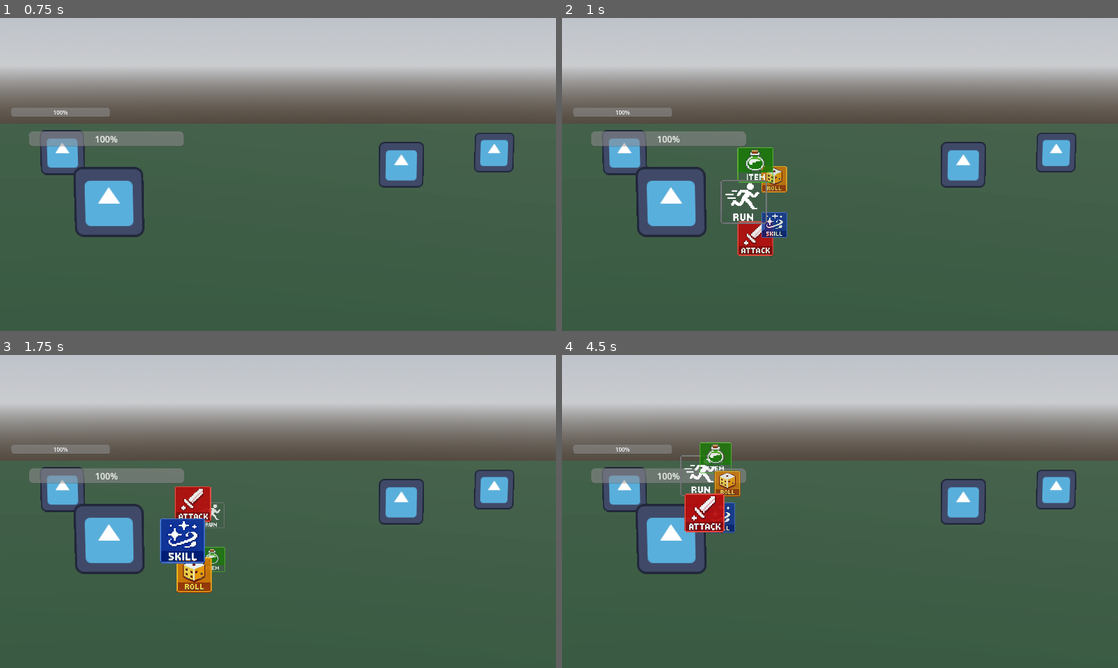
Above: before the commit, frames 1-4 (two rows, left to right).
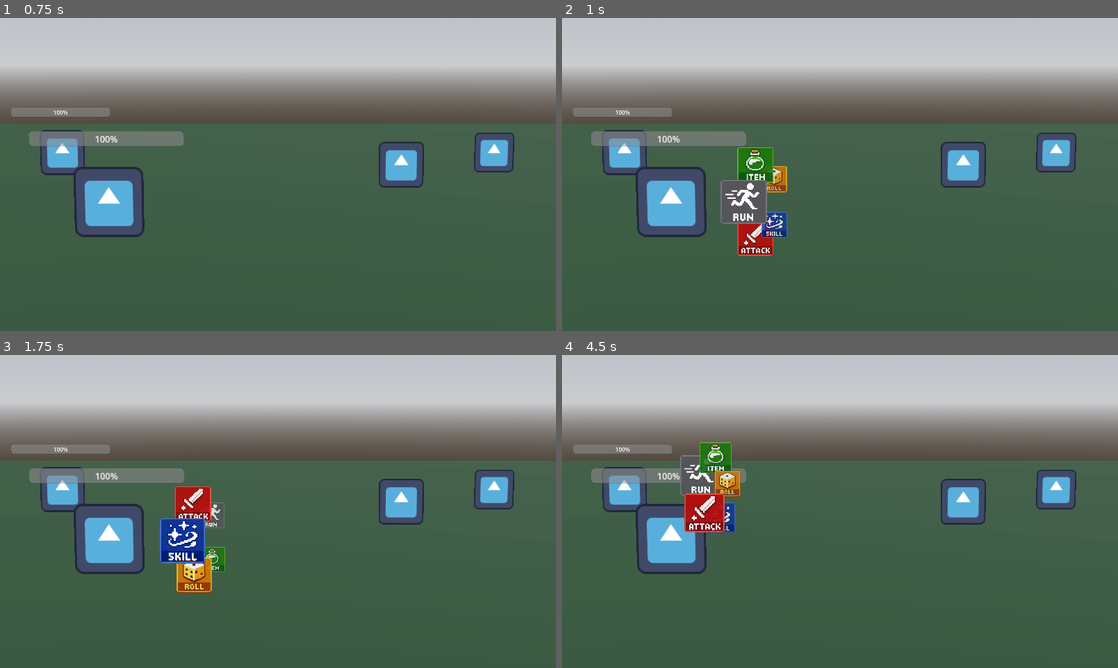
Above: after the commit, the same moments.

Repository: pollution0504/diceGame
Game: Godot game, scene res://Combat/battle_scene.tscn
Same seed, same stepped clock (60 frames per second), same inputs: the game is played once before the commit and once after it. The project has no main scene, so this scene is started directly. The engine's default icon, where the game draws it, is replaced by a stand-in: a white triangle on a blue panel in a dark square.
Inputs:
- Up to frame 1 (0.75 s): tap Enter (ui_accept) at 0.5 s; hold D (right) from 0.53 s (still down); hold Enter (ui_accept) from 0.53 s (still down)
- Up to frame 2 (1 s): keep holding D (right); keep holding Enter (ui_accept)
- Up to frame 3 (1.75 s): release D (right) at 1.28 s; release Enter (ui_accept) at 1.28 s; hold S (down) from 1.28 s (still down); tap Enter (ui_accept) at 1.35, 1.52 s
- Up to frame 4 (4.5 s): tap Enter (ui_accept) at 1.82, 2.85, 3.02, 3.32, 4.35 s; release S (down) at 2.03 s; hold D (right) 2.03-2.78 s; hold Enter (ui_accept) 2.03-2.78 s; hold W (up) 2.78-3.53 s; hold Enter (ui_accept) 3.53-4.28 s; hold A (left) from 3.53 s (still down)

Frame 1 is identical in both runs. In frame 2, 0.2% of the frame differs, in the area x 31-38%, y 41-66%; in frame 3, less than 0.1%; in frame 4, 0.3%, in the area x 21-31%, y 28-41%.

Commit message:
Fixed Sprites for Combat Menu and Added Global Audio Player

Diff:
--- a/Combat/battle_scene.gd
+++ b/Combat/battle_scene.gd
@@ -8,6 +8,10 @@
 const boxing_bell = preload("res://SFX/bell_sfx.mp3")
 const COMBAT_MENU = preload("res://Combat/combat_menu.tscn")
 const CURSOR = preload("res://Combat/cursor.tscn")
+
+const menu_back_sfx = preload("res://SFX/menu_back_sfx.wav")
+const menu_scroll_sfx = preload("res://SFX/menu_scroll_sfx.wav")
+const menu_select_sfx = preload("res://SFX/menu_select_sfx.wav")
 
 @export var battle_entities : Array[PackedScene]
 var allies : Array[BattleAlly]
@@ -157,11 +161,14 @@
 
 	if Input.is_action_just_pressed("right"):
 		selection_index = (selection_index + 1) % enemies.size()
+		AudioManager.play_sound(menu_scroll_sfx)
 		_update_highlights()
 	elif Input.is_action_just_pressed("left"):
+		AudioManager.play_sound(menu_scroll_sfx)
 		selection_index = (selection_index - 1 + enemies.size()) % enemies.size()
 		_update_highlights()
 	elif Input.is_action_just_pressed("ui_accept"): # "Enter" or "Space"
+		AudioManager.play_sound(menu_select_sfx)
 		target_selected.emit(selection_index)
 
 func _update_highlights():
@@ -214,8 +221,6 @@
 	advance_turn()
 
 
-
-
 func _on_run_decision(source_entity : BattleEntity):
 	source_entity.combat_menu.close()
 	for a in allies:
--- a/Combat/combat_menu.gd
+++ b/Combat/combat_menu.gd
@@ -9,7 +9,7 @@
 signal item_pressed(BattleEntity)
 signal run_pressed(BattleEntity)
 
-## Combat Box
+# Combat Box
 @onready var carousel_container = $CarouselContainer
 @onready var option_holder := $CarouselContainer/OptionHolder
 @onready var option_icons := [
@@ -24,6 +24,10 @@
 var selected_option := 0
 # is the menu showing
 var is_active := false
+
+const menu_back_sfx = preload("res://SFX/menu_back_sfx.wav")
+const menu_scroll_sfx = preload("res://SFX/menu_scroll_sfx.wav")
+const menu_select_sfx = preload("res://SFX/menu_select_sfx.wav")
 
 # Layout -> Transform -> Size
 func _ready() -> void:
@@ -52,6 +56,7 @@
 	if event.is_action_pressed("down"):
 		selected_option = (selected_option + 1) % options.size()
 		print(options[selected_option])
+		AudioManager.play_sound(menu_scroll_sfx)
 		carousel_container.selected_index = selected_option
 		# no clue what this does lowkey
 		get_viewport().set_input_as_handled()
@@ -60,9 +65,11 @@
 		selected_option = (selected_option - 1 + options.size()) % options.size()
 		carousel_container.selected_index = selected_option
 		print(options[selected_option])
+		AudioManager.play_sound(menu_scroll_sfx)
 		get_viewport().set_input_as_handled()
 
 	elif event.is_action_pressed("ui_accept"):
+		AudioManager.play_sound(menu_select_sfx)
 		confirm_selection()
 		get_viewport().set_input_as_handled()
 
--- a/Combat/combat_menu.tscn
+++ b/Combat/combat_menu.tscn
@@ -41,11 +41,11 @@
 z_index = -4
 custom_minimum_size = Vector2(64, 64)
 layout_mode = 0
-offset_left = -103.81559
-offset_top = -51.915474
-offset_right = 152.18442
-offset_bottom = 204.08453
-scale = Vector2(0.78199995, 0.78199995)
+offset_left = -103.8156
+offset_top = -51.91548
+offset_right = 152.1844
+offset_bottom = 204.08452
+scale = Vector2(0.782, 0.782)
 pivot_offset = Vector2(128, 128)
 mouse_filter = 2
 texture = ExtResource("3_el3dd")
@@ -57,11 +57,11 @@
 z_index = -3
 custom_minimum_size = Vector2(64, 64)
 layout_mode = 0
-offset_left = -64.68441
-offset_top = -80.97719
-offset_right = 191.31558
-offset_bottom = 175.02281
-scale = Vector2(0.56400007, 0.56400007)
+offset_left = -64.6844
+offset_top = -80.97718
+offset_right = 191.3156
+offset_bottom = 175.02283
+scale = Vector2(0.564, 0.564)
 pivot_offset = Vector2(128, 128)
 mouse_filter = 2
 texture = ExtResource("4_h4nhm")
@@ -73,11 +73,11 @@
 z_index = -2
 custom_minimum_size = Vector2(64, 64)
 layout_mode = 0
-offset_left = -64.68441
-offset_top = -175.02281
-offset_right = 191.31558
-offset_bottom = 80.97719
-scale = Vector2(0.56400007, 0.56400007)
+offset_left = -64.6844
+offset_top = -175.02283
+offset_right = 191.3156
+offset_bottom = 80.97717
+scale = Vector2(0.564, 0.564)
 pivot_offset = Vector2(128, 128)
 mouse_filter = 2
 texture = ExtResource("5_i6hxe")
@@ -85,15 +85,15 @@
 stretch_mode = 5
 
 [node name="ItemIcon" type="TextureRect" parent="CarouselContainer/OptionHolder" unique_id=1376231407]
-modulate = Color(1, 1, 1, 0.89500004)
+modulate = Color(1, 1, 1, 0.895)
 z_index = -1
 custom_minimum_size = Vector2(64, 64)
 layout_mode = 0
-offset_left = -103.815605
-offset_top = -204.0845
-offset_right = 152.18439
-offset_bottom = 51.915497
-scale = Vector2(0.78200006, 0.78200006)
+offset_left = -103.8156
+offset_top = -204.08452
+offset_right = 152.1844
+offset_bottom = 51.91548
+scale = Vector2(0.782, 0.782)
 pivot_offset = Vector2(128, 128)
 mouse_filter = 2
 texture = ExtResource("6_ki1hw")
@@ -101,15 +101,13 @@
 stretch_mode = 5
 
 [node name="RunIcon" type="TextureRect" parent="CarouselContainer/OptionHolder" unique_id=1966655716]
-modulate = Color(1, 1, 1, 0.99999994)
 z_index = 1
 custom_minimum_size = Vector2(64, 64)
 layout_mode = 0
-offset_left = -128.00005
-offset_top = -128.00005
-offset_right = 128.00008
-offset_bottom = 128.00008
-scale = Vector2(0.99999994, 0.99999994)
+offset_left = -128.00006
+offset_top = -128.00006
+offset_right = 128.00006
+offset_bottom = 128.00006
 pivot_offset = Vector2(128.00006, 128.00006)
 focus_mode = 2
 mouse_filter = 0
--- /dev/null
+++ b/audio_manager.gd
@@ -0,0 +1,11 @@
+extends Node
+
+func play_sound(stream: AudioStream, volume_db: float = 0.0, pitch: float = 1.0, bus: String = "Master"):
+	var player = AudioStreamPlayer.new()
+	add_child(player)
+	player.stream = stream
+	player.volume_db = volume_db
+	player.pitch_scale = pitch
+	player.bus = bus
+	player.play()
+	player.finished.connect(player.queue_free)
--- a/project.godot
+++ b/project.godot
@@ -13,6 +13,10 @@
 config/name="DiceGame"
 config/features=PackedStringArray("4.6", "Forward Plus")
 config/icon="res://icon.svg"
+
+[autoload]
+
+AudioManager="*uid://de04r2w17myqo"
 
 [display]
 
Not shown, added: SFX/menu_back_sfx.wav.import
Not shown, added: SFX/menu_scroll_sfx.wav.import
Not shown, added: SFX/menu_select_sfx.wav.import
Binary file changed: Sprites/item.png
Binary file changed: Sprites/run.png
Not shown, added: audio_manager.gd.uid
Not shown, added: SFX/menu_back_sfx.wav
Not shown, added: SFX/menu_scroll_sfx.wav
Not shown, added: SFX/menu_select_sfx.wav
